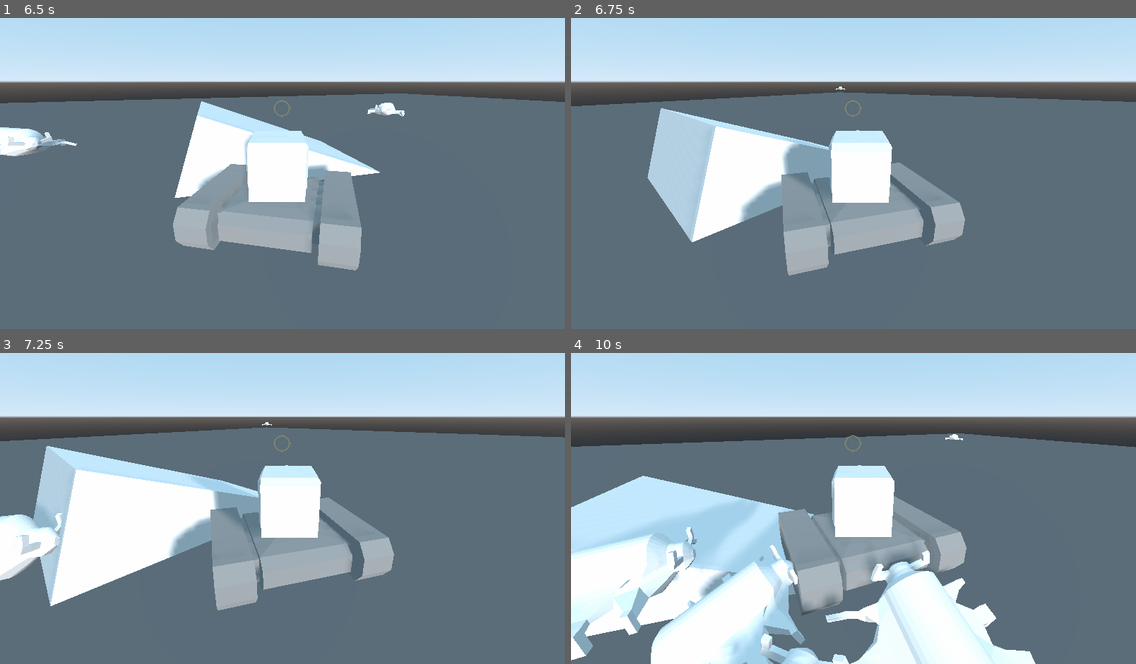
Above: before the commit, frames 1-4 (two rows, left to right).
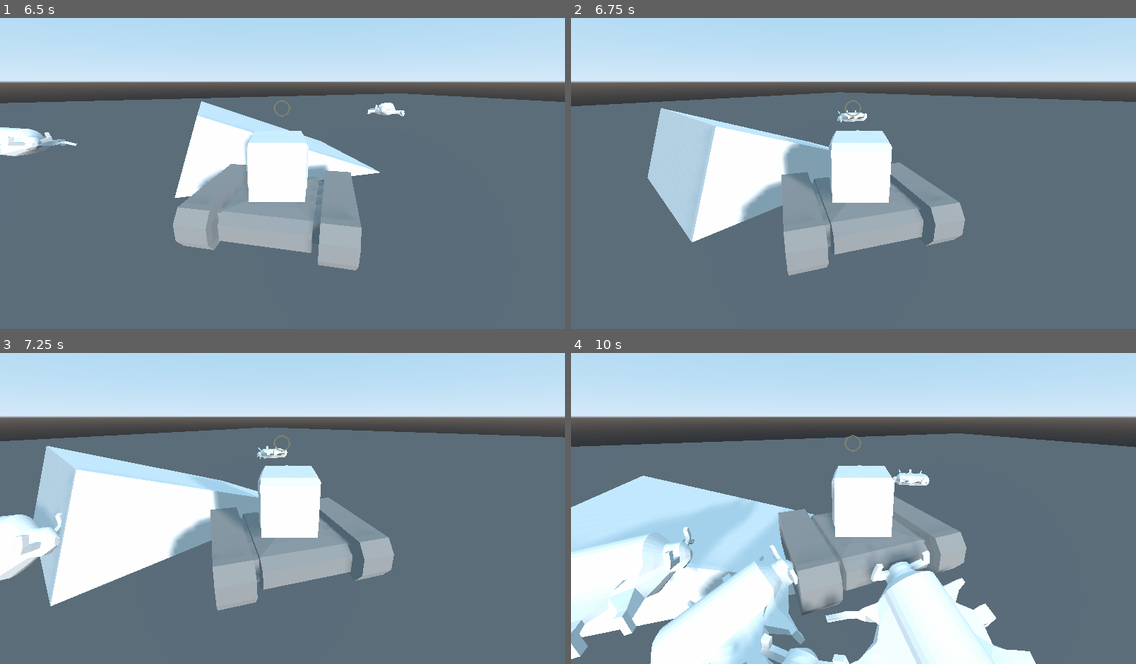
Above: after the commit, the same moments.

Repository: HelmetBugg/BioTank
Game: Godot game, scene res://Main.tscn
The game is run twice, just before and just after one commit, with the same random seed, the same clock (stepped at 60 frames per second) and the same inputs. This scene is started directly instead of the project's main scene.
Inputs (mouse positions are in pixels of both pictures, inside the frame that each line leads up to):
- Up to frame 1 (6.5 s): move the mouse to (310, 164) at 0.52 s; press the mouse at (310, 164) at 0.53 s; hold W (forward) 0.53-5.78 s; move the mouse to (254, 164) at 1.27 s; release the mouse at (254, 164) at 1.28 s; click (254, 164) at 1.35 s; move the mouse to (293, 157) at 2.02 s; press the mouse at (293, 157) at 2.03 s; move the mouse to (276, 170) at 2.77 s; release the mouse at (276, 170) at 2.78 s; click (276, 170) at 2.85 s; move the mouse to (322, 167) at 3.52 s; press the mouse at (322, 167) at 3.53 s; move the mouse to (237, 161) at 4.27 s; release the mouse at (237, 161) at 4.28 s; click (237, 161) at 4.35 s; move the mouse to (288, 164) at 5.02 s; press the mouse at (288, 164) at 5.03 s; move the mouse to (259, 157) at 5.77 s; release the mouse at (259, 157) at 5.78 s; hold D (turn_right) from 5.78 s (still down); click (259, 157) at 5.85 s
- Up to frame 2 (6.75 s): move the mouse to (881, 164) at 6.52 s; release D (turn_right) at 6.53 s; press the mouse at (881, 164) at 6.53 s; hold W (forward) from 6.53 s (still down)
- Up to frame 3 (7.25 s): keep holding W (forward)
- Up to frame 4 (10 s): move the mouse to (825, 499) at 7.27 s; release the mouse at (825, 499) at 7.28 s; click (825, 499) at 7.35 s; move the mouse to (864, 492) at 8.02 s; press the mouse at (864, 492) at 8.03 s; move the mouse to (847, 505) at 8.77 s; release W (forward) at 8.78 s; release the mouse at (847, 505) at 8.78 s; hold A (turn_left) 8.78-9.53 s; click (847, 505) at 8.85 s; move the mouse to (893, 502) at 9.52 s; press the mouse at (893, 502) at 9.53 s; hold W (forward) from 9.53 s (still down)

Frame 1 is identical in both runs. In frame 2, 0.1% of the frame differs, in the area x 46-53%, y 21-34%; in frame 3, 0.2%; in frame 4, 1.5%, in the area x 0-99%, y 26-100%.

Commit message:
added enemies flip over when dead.

Diff:
--- a/Enemy.gd
+++ b/Enemy.gd
@@ -9,7 +9,6 @@
 func _ready():
 	add_to_group("enemies")
 	startingPosition = transform.origin
-	print("ready")
 
 func _physics_process(delta):
 	if dead:
@@ -30,10 +29,9 @@
 		coll.kill()
 
 func kill():
-	#dead = true
-	#$CollisionShape.disabled = true
-	#queue_free()
-	transform.origin = startingPosition
+	rotate_x(deg2rad(int(180)))
+	dead = true
+	$CollisionShape.disabled = true
 
 func set_player(p):
 	player = p
